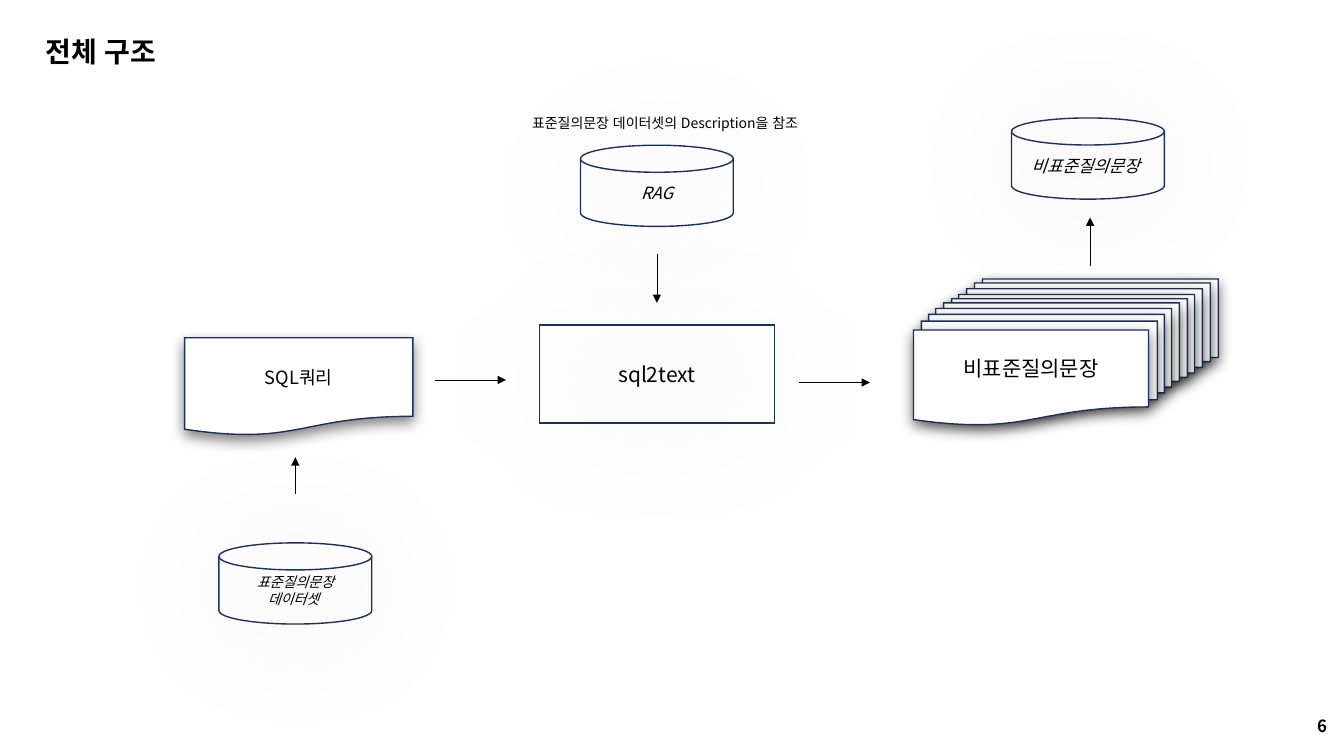
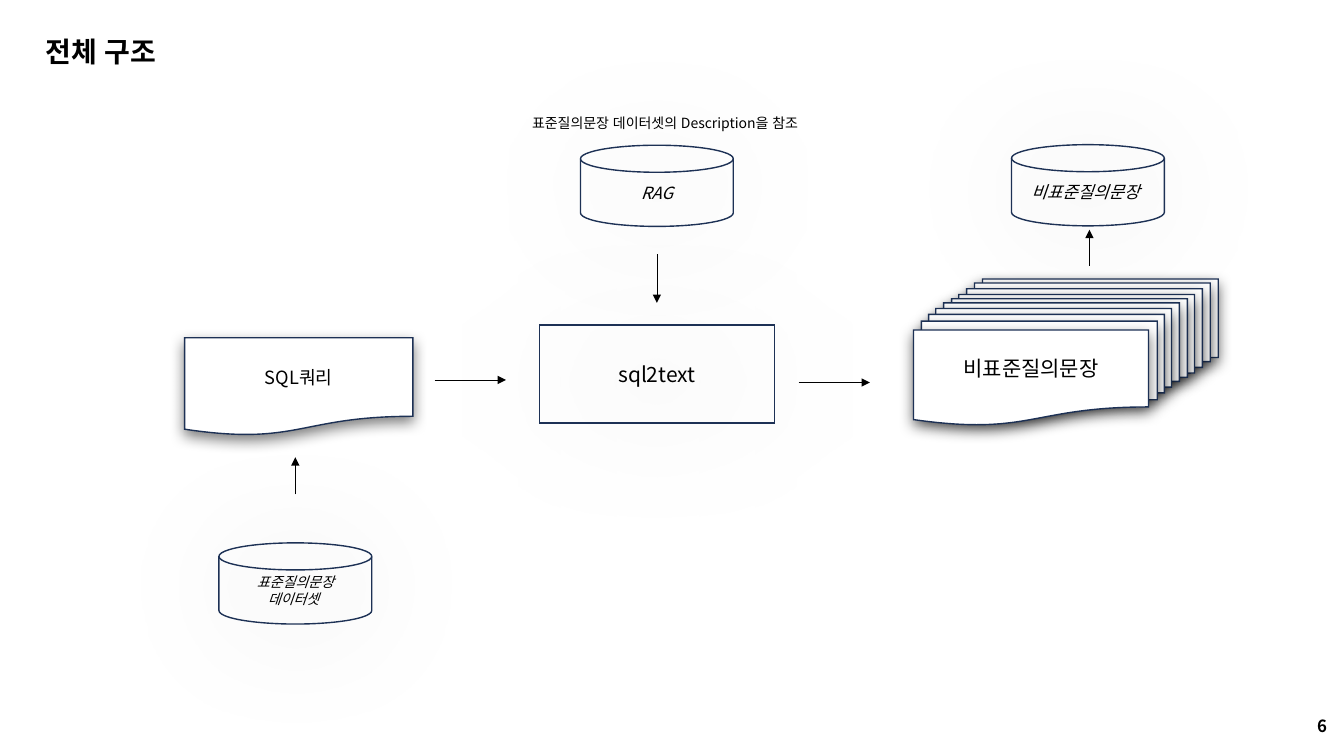
Before and after one commit to seungdeng/DELab, a slide deck: slide 6 of PPT/DSLab_이승건_특허.pptx. Drawn at 1344x756 pixels with LibreOffice and Linux fonts; fonts in the diff are those of the drawing. Boxes give left, top, right and bottom in pixels: in the first picture for what was removed or moved away, otherwise in the second. Text is boxed around its words. In the diff, an @@ line names an element or a change of style, - is before the commit and + after.

```diff
--- a/PPT/DSLab_이승건_특허.pptx
+++ b/PPT/DSLab_이승건_특허.pptx
@@ cylinder "비표준질의문장" moved from (x1=1012, y1=118, x2=1166, y2=200) to (x1=1012, y1=145, x2=1166, y2=227) @@
@@ arrow moved from (1090, 266) - (1090, 218) to (1090, 266) - (1090, 230) @@
```
Also in this commit, not shown: 1 other slide changed.
